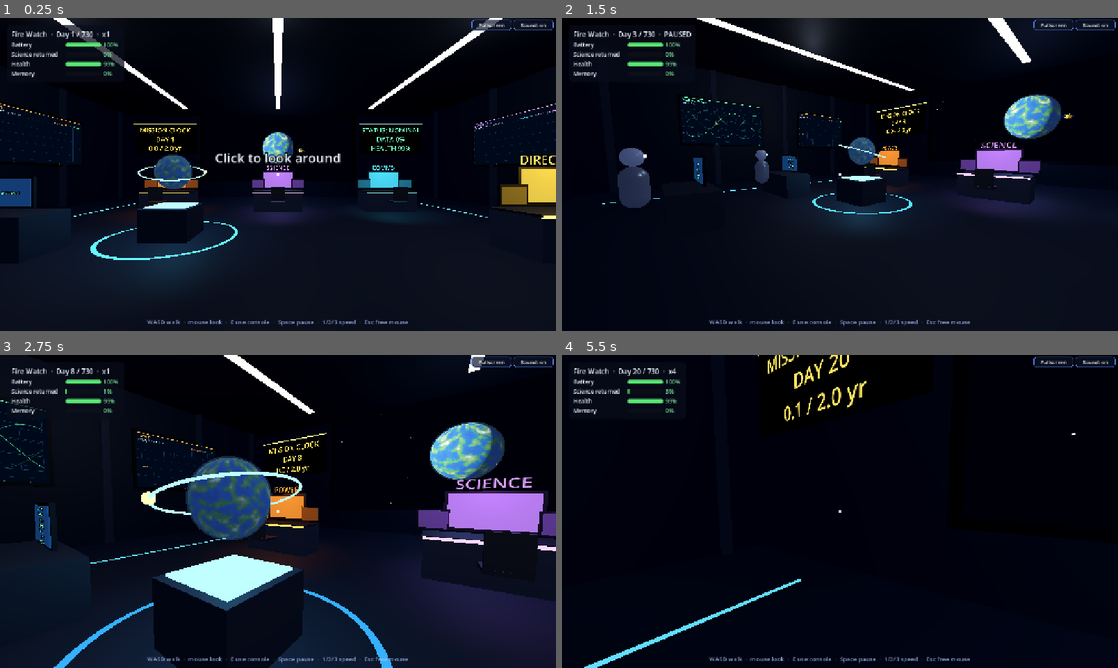
Above: before the commit, frames 1-4 (two rows, left to right).
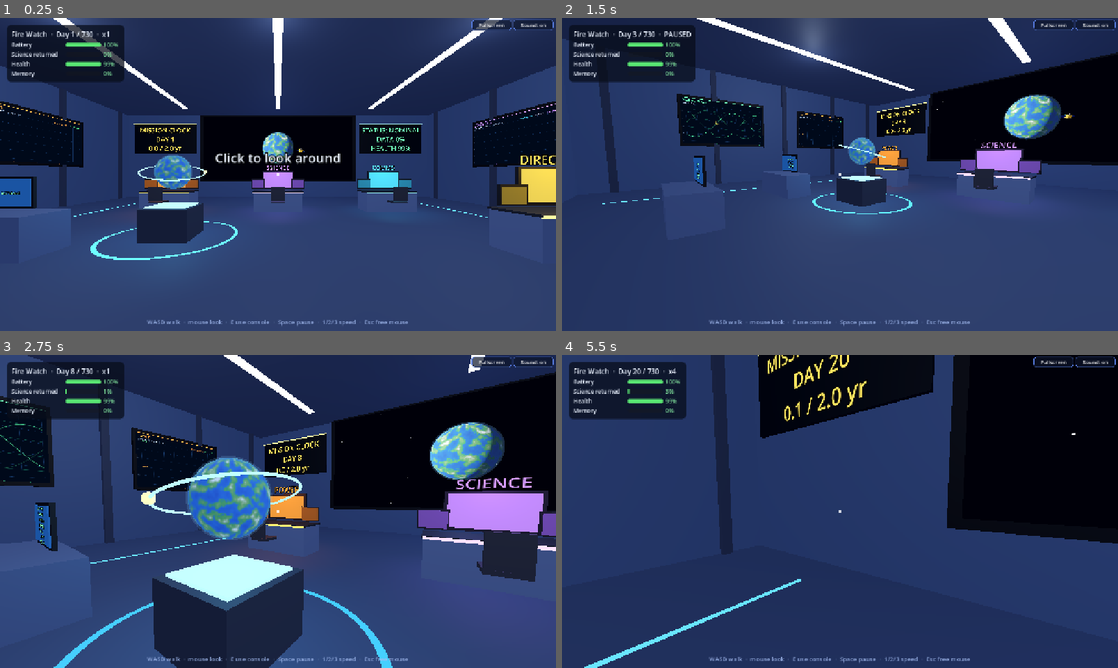
Above: after the commit, the same moments.

Repository: rashedutm/Go-No-Go
Game: Godot game, scene res://scenes/mission_control/mission_control.tscn
The game is run twice, just before and just after one commit, with the same random seed, the same clock (stepped at 60 frames per second) and the same inputs. This scene is started directly instead of the project's main scene.
Inputs (mouse positions are in pixels of both pictures, inside the frame that each line leads up to):
- Up to frame 1 (0.25 s): no input
- Up to frame 2 (1.5 s): tap Enter at 0.5 s; move the mouse to (962, 158) at 0.52 s; hold D (mc_right) 0.53-1.28 s; tap 1 at 0.6 s; click (962, 158) at 0.67 s; tap Space at 0.77 s; tap 9 at 0.8, 1.35 s; move the mouse to (812, 174) at 1.27 s; hold W (mc_forward) from 1.28 s (still down); click (812, 174) at 1.42 s
- Up to frame 3 (2.75 s): keep holding W (mc_forward); tap Space at 1.52 s; tap 1 at 1.55 s; move the mouse to (289, 505) at 2.02 s; hold E (mc_interact) from 2.03 s (still down); click (289, 505) at 2.17 s; tap 9 at 2.3 s
- Up to frame 4 (5.5 s): keep holding W (mc_forward); move the mouse to (834, 517) at 2.77 s; release E (mc_interact) at 2.78 s; tap 1 at 2.85, 4.55 s; click (834, 517) at 2.92 s; tap Space at 3.02, 3.77, 4.52 s; move the mouse to (878, 514) at 3.52 s; tap 9 at 3.6, 5.3 s; click (878, 514) at 3.67 s; move the mouse to (795, 508) at 4.27 s; tap P at 4.35 s; click (795, 508) at 4.42 s; move the mouse to (845, 511) at 5.02 s; tap 3 at 5.1 s; click (845, 511) at 5.17 s

The runs differ from the first frame. In frame 1, 79% of the frame differs, in the area x 0-100%, y 0-100%; in frame 2, 79%; in frame 3, 70%; in frame 4, 72%.

Commit message:
Mission Control: brighter blue room, no robots, mouse-look always on
- Brighter ambient/ceiling lights and lighter blue-grey surfaces; robot colleagues removed
- Console panels keep the mouse captured; actions numbered [1] [2]... and picked with number keys, E closes
- README: changelog + Emon E2 rewritten (Easy = choices with recommended in green, Normal/Hard = manual fixes)

Co-Authored-By: Claude Opus 5.5 <noreply@anthropic.com>

Diff:
--- a/scenes/mission_control/mission_control.gd
+++ b/scenes/mission_control/mission_control.gd
@@ -90,17 +90,17 @@
 	var we := WorldEnvironment.new()
 	var env := Environment.new()
 	env.background_mode = Environment.BG_COLOR
-	env.background_color = Color(0.02, 0.02, 0.04)
+	env.background_color = Color(0.08, 0.1, 0.16)
 	env.ambient_light_source = Environment.AMBIENT_SOURCE_COLOR
-	env.ambient_light_color = Color(0.35, 0.4, 0.55)
-	env.ambient_light_energy = 0.55
+	env.ambient_light_color = Color(0.62, 0.7, 0.88)
+	env.ambient_light_energy = 1.0
 	env.tonemap_mode = Environment.TONE_MAPPER_FILMIC
 	we.environment = env
 	add_child(we)
 
-	var wall_c := Color(0.1, 0.12, 0.17)
-	MCBuild.box(self, Vector3(24, 0.2, 20), Vector3(0, -0.1, 0), Color(0.12, 0.14, 0.2), true)      # floor
-	MCBuild.box(self, Vector3(24, 0.2, 20), Vector3(0, 6.1, 0), Color(0.06, 0.07, 0.1))              # ceiling
+	var wall_c := Color(0.22, 0.27, 0.37)
+	MCBuild.box(self, Vector3(24, 0.2, 20), Vector3(0, -0.1, 0), Color(0.2, 0.24, 0.33), true)      # floor
+	MCBuild.box(self, Vector3(24, 0.2, 20), Vector3(0, 6.1, 0), Color(0.16, 0.19, 0.27))              # ceiling
 	MCBuild.box(self, Vector3(24, 6.2, 0.3), Vector3(0, 3, -9.2), wall_c, true)                     # front wall
 	MCBuild.box(self, Vector3(24, 6.2, 0.3), Vector3(0, 3, 9.2), wall_c, true)                      # back wall
 	MCBuild.box(self, Vector3(0.3, 6.2, 20), Vector3(-11.2, 3, 0), wall_c, true)                    # left
@@ -113,8 +113,8 @@
 		MCBuild.box(self, Vector3(0.3, 0.05, 14), Vector3(x, 5.95, 0), Color(0.75, 0.85, 1.0), false, 2.0)
 		var l := OmniLight3D.new()
 		l.position = Vector3(x, 5.2, 1)
-		l.omni_range = 11
-		l.light_energy = 0.45
+		l.omni_range = 14
+		l.light_energy = 1.1
 		l.light_color = Color(0.8, 0.88, 1.0)
 		add_child(l)
 	# floor guide strips
@@ -123,7 +123,7 @@
 	# side wall info panels (decoration)
 	# decorative desks (non-interactive)
 	for p in [Vector3(-6, 0, 2.5), Vector3(-4, 0, 6.0), Vector3(4, 0, 6.0)]:
-		MCBuild.box(self, Vector3(2.4, 0.85, 1.0), p + Vector3(0, 0.425, 0), Color(0.15, 0.17, 0.22), true)
+		MCBuild.box(self, Vector3(2.4, 0.85, 1.0), p + Vector3(0, 0.425, 0), Color(0.26, 0.3, 0.4), true)
 		MCBuild.box(self, Vector3(1.3, 0.7, 0.06), p + Vector3(0, 1.25, -0.25), Color(0.08, 0.08, 0.1))
 		MCBuild.box(self, Vector3(1.2, 0.6, 0.02), p + Vector3(0, 1.25, -0.21), Color(0.12, 0.3, 0.5), false, 0.6)
 
@@ -187,6 +187,12 @@
 	_build_actions(key)
 	for b in _panel_buttons.get_children():
 		b.queue_free()
+	var keys_hint := Label.new()
+	keys_hint.text = "Press a number key to choose  ·  E to close"
+	keys_hint.modulate = Color(0.7, 0.78, 0.95)
+	keys_hint.add_theme_font_size_override("font_size", 15)
+	keys_hint.size_flags_horizontal = Control.SIZE_EXPAND_FILL
+	_panel_buttons.add_child(keys_hint)
 	var close := Button.new()
 	close.text = "Close (E)"
 	close.pressed.connect(close_console)
@@ -345,6 +351,14 @@
 		get_viewport().set_input_as_handled()
 		return
 	var k: int = event.physical_keycode
+	if _open != "" and k >= KEY_1 and k <= KEY_9:
+		var idx := k - KEY_1
+		if idx < _panel_actions.get_child_count():
+			var btn: Button = _panel_actions.get_child(idx)
+			if not btn.disabled:
+				btn.pressed.emit()
+		get_viewport().set_input_as_handled()
+		return
 	if k == KEY_SPACE or k == KEY_P:
 		paused = not paused
 	elif k >= KEY_1 and k <= KEY_3:
@@ -537,7 +551,7 @@
 
 func _action_button(text: String, tip: String, color: Color, enabled: bool, cb: Callable) -> Button:
 	var b := Button.new()
-	b.text = text
+	b.text = "[%d]  %s" % [_panel_actions.get_child_count() + 1, text]
 	b.tooltip_text = tip
 	b.disabled = not enabled
 	b.custom_minimum_size = Vector2(200, 54)
@@ -568,6 +582,7 @@
 
 func _build_actions(key: String) -> void:
 	for c in _panel_actions.get_children():
+		_panel_actions.remove_child(c)
 		c.queue_free()
 	var orange := Color(1.0, 0.55, 0.2)
 	if events and events.active.get("console", "") == key:
--- a/scripts/mission_control/console_station.gd
+++ b/scripts/mission_control/console_station.gd
@@ -20,7 +20,7 @@
 	title = p_title
 	color = p_color
 	# desk
-	MCBuild.box(self, Vector3(2.2, 0.85, 1.0), Vector3(0, 0.425, 0), Color(0.18, 0.2, 0.26), true)
+	MCBuild.box(self, Vector3(2.2, 0.85, 1.0), Vector3(0, 0.425, 0), Color(0.28, 0.32, 0.42), true)
 	MCBuild.box(self, Vector3(2.25, 0.05, 1.05), Vector3(0, 0.875, 0), Color(0.1, 0.11, 0.14))
 	MCBuild.box(self, Vector3(2.2, 0.06, 0.06), Vector3(0, 0.86, 0.52), p_color, false, 1.5)   # accent strip
 	# monitors
--- a/scripts/mission_control/player_fp.gd
+++ b/scripts/mission_control/player_fp.gd
@@ -49,9 +49,10 @@
 			InputMap.action_add_event(action, ev)
 
 
+## Pauses walking/looking (e.g. while a console panel is open). The mouse stays captured,
+## so looking around works again the moment the panel closes, with no extra click.
 func set_controls_enabled(on: bool) -> void:
 	controls_enabled = on
-	Input.mouse_mode = Input.MOUSE_MODE_CAPTURED if on and Input.mouse_mode == Input.MOUSE_MODE_CAPTURED else Input.MOUSE_MODE_VISIBLE
 
 
 func _unhandled_input(event: InputEvent) -> void:
--- a/scripts/mission_control/room_decor.gd
+++ b/scripts/mission_control/room_decor.gd
@@ -3,7 +3,7 @@
 #  - 4 live wall screens (power, science data, ground track, spacecraft health) fed by MissionSim
 #  - 2 status boards beside the main screen (mission clock, data returned / status)
 #  - a hologram of the destination planet with an orbiting spacecraft
-#  - robot colleagues at the empty desks, scrolling telemetry on their monitors
+#  - scrolling telemetry on the monitors of the empty desks
 #  - fact posters on the back wall, a glowing floor ring
 # Built by Mission Control after the room; update() is called every frame. Owner: Member B (Emon).
 class_name RoomDecor
@@ -91,7 +91,6 @@
 
 	# ---- robot colleagues + telemetry at the decorative desks
 	for p in [Vector3(-6, 0, 2.5), Vector3(-4, 0, 6.0), Vector3(4, 0, 6.0)]:
-		_robots.append(_robot(p + Vector3(0, 0, 0.95)))
 		var lab := MCBuild.label(self, "", p + Vector3(0, 1.25, -0.18), Color(0.4, 1.0, 0.6), 22, 0.0028)
 		lab.horizontal_alignment = HORIZONTAL_ALIGNMENT_LEFT
 		_tele_labels.append(lab)
